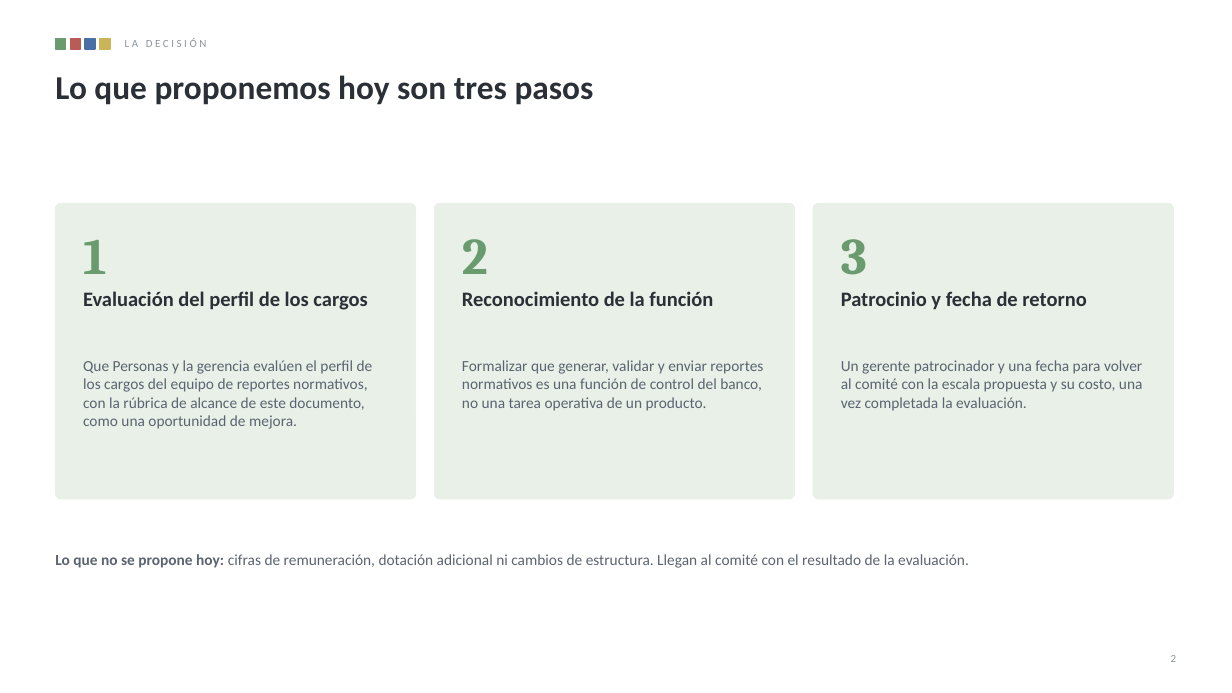
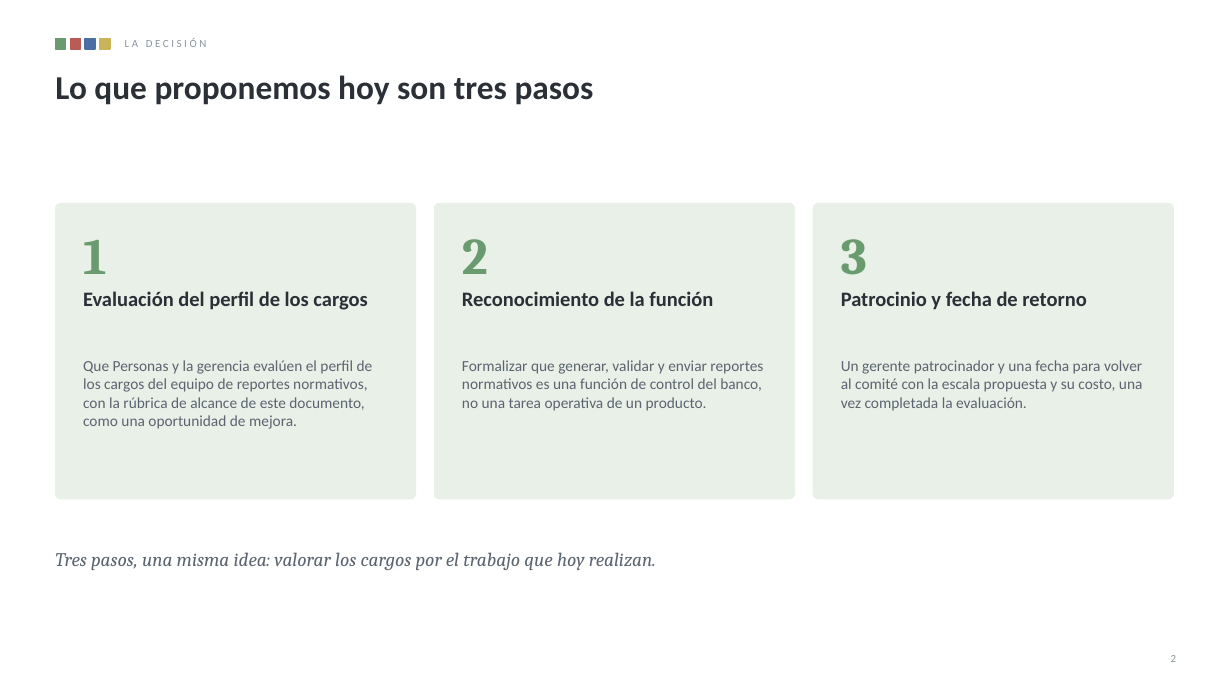
Before and after one commit to Alex-71/sense-energy-dashboard-frontend, a slide deck: slide 2 of docs/benchmarking/presentacion-reportes-normativos-v3.pptx. Drawn at 1232x693 pixels with LibreOffice and Linux fonts; fonts in the diff are those of the drawing. Boxes give left, top, right and bottom in pixels: in the first picture for what was removed or moved away, otherwise in the second. Text is boxed around its words. In the diff, an @@ line names an element or a change of style, - is before the commit and + after.

```diff
--- a/docs/benchmarking/presentacion-reportes-normativos-v3.pptx
+++ b/docs/benchmarking/presentacion-reportes-normativos-v3.pptx
@@ text at [55, 552, 656, 570]: text changed; size 12 to 15 pt; font Calibri to Cambria; italic on @@
-Lo que no se propone hoy: cifras de remuneración, dotación adicional ni cambios de estructura. Llegan al comité con el resultado de la evaluación.
+Tres pasos, una misma idea: valorar los cargos por el trabajo que hoy realizan.
```
Also in this commit, not shown: 3 other slides changed, 1 slide added, 1 slide removed, 2 other files.
